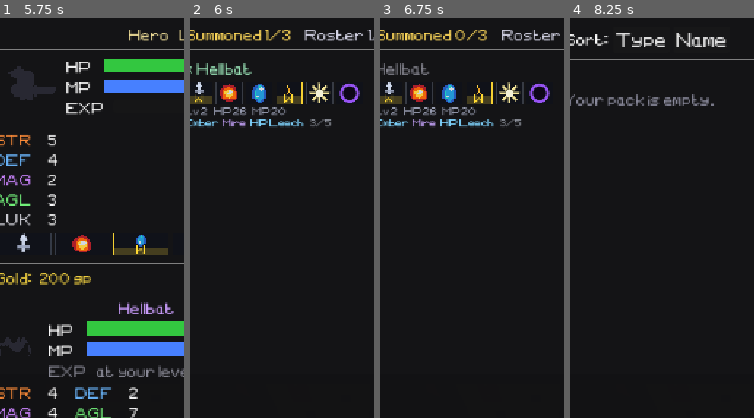
Above: before the commit, frames 1-4 (left to right).
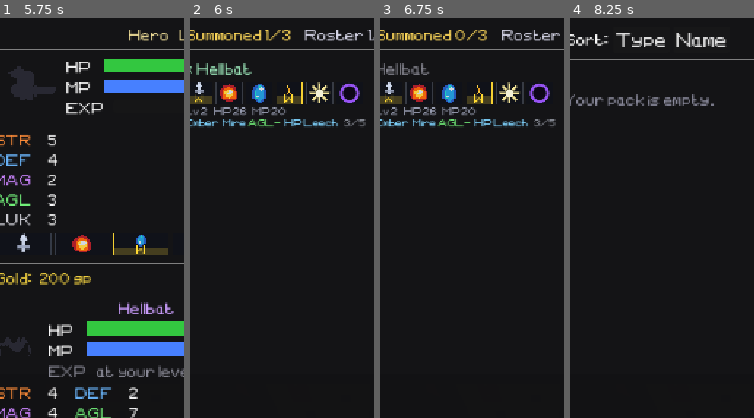
Above: after the commit, the same moments.

Repository: tausiftt5238/four-dragons-deep
Game: Godot game, scene res://scenes/title.tscn
Same seed, same stepped clock (60 frames per second), same inputs: the game is played once before the commit and once after it.
Inputs (mouse positions are % of the whole screen's width and height, from its top left):
- Up to frame 1 (5.75 s): click "NEW GAME" at 0.5 s; click "NEW GAME" at 1.25 s; click "Skip" at 2 s; tap Enter at 2.75 s; move the mouse to (72, 45) at 2.77 s; hold Right 2.78-3.5 s; tap Q at 2.85 s; click (72, 45) at 2.92 s; tap Space at 3.5 s; drag from (30, 55) to (45, 70) at 3.52 s; click "Menu" at 4.25 s; click "Stats" at 5 s
- Up to frame 2 (6 s): click "Party" at 5.75 s
- Up to frame 3 (6.75 s): click "Dismiss" at 6.5 s
- Up to frame 4 (8.25 s): click "Summon" at 7.25 s; click "Items" at 8 s
The pictures show only the part of the screen within x 4-54%, y 0-50%; the shares and areas given below are measured in that part.

Frame 1 is identical in both runs. In frame 2, 0.8% of the frame differs, in the area x 17-96%, y 25-27%; in frame 3, 0.8%; in frame 4, nothing differs.

Commit message:
Colour the stat a buff moves, not the buff's name
In the battle skills menu the name goes back to white and "ATK+" / "AGL-"
under it takes the stat's arrow colour, as the Magic tab already wrote it.
The Party tab now shows the stat after each buff or debuff a demon knows
("Mire AGL-"), and the demon level-up offer colours it the same way. Buff
names in the Party tab lose their purple, which read as MAG.

Co-Authored-By: Claude Opus 5.5 <noreply@anthropic.com>
Claude-Session: https://claude.ai/code/session_014DdjP6hU89yrXVoqJSFYGi

Diff:
--- a/scripts/ui/combat_scene.gd
+++ b/scripts/ui/combat_scene.gd
@@ -2523,8 +2523,8 @@
 
 
 # A buff or a debuff in the skills menu: which stat, which way, and on whom
-# ("AGL-  foes"), and its name in that stat's arrow colour, so the button
-# matches the arrows it will put under the names.
+# ("AGL-  foes"), with the stat in its arrow colour, the same as a stat's
+# name is written everywhere else.
 static func _stage_tag(data: Dictionary) -> String:
 	return "%s%s  %s" % [(data.get("stat", "") as String).to_upper(),
 			"+" if int(data.get("delta", 1)) > 0 else "-",
@@ -3018,8 +3018,6 @@
 	title_lbl.horizontal_alignment = HORIZONTAL_ALIGNMENT_CENTER
 	title_lbl.autowrap_mode        = TextServer.AUTOWRAP_WORD_SMART
 	title_lbl.add_theme_font_size_override("font_size", 13)
-	if tint.a > 0.0:
-		title_lbl.add_theme_color_override("font_color", tint)
 	title_lbl.mouse_filter         = Control.MOUSE_FILTER_IGNORE
 	box.add_child(title_lbl)
 
@@ -3032,7 +3030,22 @@
 		sub_lbl.add_theme_color_override("font_color", Color(0.66, 0.68, 0.78))
 		sub_lbl.mouse_filter         = Control.MOUSE_FILTER_IGNORE
 		var path: String = ItemInfo.ICONS.get(icon, "") as String
-		if path == "":
+		if tint.a > 0.0 and " " in subtitle:
+			# The stat it moves ("AGL-") in that stat's colour, the rest as usual.
+			var split: HBoxContainer = HBoxContainer.new()
+			split.alignment    = BoxContainer.ALIGNMENT_CENTER
+			split.mouse_filter = Control.MOUSE_FILTER_IGNORE
+			split.add_theme_constant_override("separation", 0)
+			var head: Label = sub_lbl.duplicate() as Label
+			head.text          = subtitle.get_slice(" ", 0)
+			head.autowrap_mode = TextServer.AUTOWRAP_OFF
+			head.add_theme_color_override("font_color", tint)
+			sub_lbl.text          = subtitle.substr(head.text.length())
+			sub_lbl.autowrap_mode = TextServer.AUTOWRAP_OFF
+			split.add_child(head)
+			split.add_child(sub_lbl)
+			box.add_child(split)
+		elif path == "":
 			box.add_child(sub_lbl)
 		else:
 			# The element's picture in front of the line, in place of its name.
--- a/scripts/ui/demon_level_up_ui.gd
+++ b/scripts/ui/demon_level_up_ui.gd
@@ -165,11 +165,14 @@
 	name_lbl.add_theme_color_override("font_color", Color(0.50, 0.85, 1.00))
 	_vbox.add_child(name_lbl)
 
-	var about: Label = Label.new()
-	about.text = _describe(offer)
-	about.horizontal_alignment = HORIZONTAL_ALIGNMENT_CENTER
+	# Rich text so a buff's stat can carry its colour ("AGL-" in green).
+	var about: RichTextLabel = RichTextLabel.new()
+	about.bbcode_enabled = true
+	about.fit_content = true
+	about.scroll_active = false
+	about.text = "[center]%s[/center]" % _describe(offer)
 	about.autowrap_mode = TextServer.AUTOWRAP_WORD_SMART
-	about.add_theme_color_override("font_color", Color(0.85, 0.85, 0.85))
+	about.add_theme_color_override("default_color", Color(0.85, 0.85, 0.85))
 	_vbox.add_child(about)
 
 	_vbox.add_child(HSeparator.new())
@@ -227,8 +230,8 @@
 		return ""
 	var head: String = ""
 	if skill.get("kind", "") == "support":
-		head = "%s%s %s" % [(d.get("stat", "") as String).to_upper(),
-				"+" if int(d.get("delta", 1)) > 0 else "-",
+		head = "%s %s" % [ItemInfo.stat_tag(d.get("stat", "") as String,
+				int(d.get("delta", 1))),
 				"party" if d.get("scope", "party") == "party" else "foes"]
 	else:
 		head = "%s %s" % [Affinity.element_name(d.get("element", "") as String),
--- a/scripts/ui/item_info.gd
+++ b/scripts/ui/item_info.gd
@@ -50,6 +50,12 @@
 		Spell.SHAPE_FEW: return "x2-3"
 		Spell.SHAPE_ALL: return "x all"
 	return "x1"
+
+
+# "AGL-" in AGL's arrow colour, as BBCode: how a stat shift is written
+# wherever a spell or skill is described.
+static func stat_tag(stat: String, delta: int) -> String:
+	return _stat_tag(stat, delta)
 
 
 static func _stat_tag(stat: String, delta: int) -> String:
--- a/scripts/ui/menu_tab_party.gd
+++ b/scripts/ui/menu_tab_party.gd
@@ -95,8 +95,12 @@
 		return "[color=#8b8f99]knows nothing it can call on[/color]"
 	var names: Array[String] = []
 	for skill: Dictionary in known:
-		var colour: String = "c9a6ff" if skill.get("kind", "") == "support" else "7fd4ff"
-		names.append("[color=#%s]%s[/color]" % [colour,
-				PlayerCharacter.skill_name(skill)])
+		var line: String = "[color=#7fd4ff]%s[/color]" % PlayerCharacter.skill_name(skill)
+		# A buff or debuff says which stat it moves, in that stat's colour.
+		if skill.get("kind", "") == "support":
+			var d: Dictionary = Spell.get_data(skill.get("id", "") as String)
+			if d.has("stat"):
+				line += " " + ItemInfo.stat_tag(d["stat"] as String, int(d.get("delta", 1)))
+		names.append(line)
 	return "%s   [color=#8b8f99]%d/%d[/color]" % [
 			"  ".join(names), known.size(), PlayerCharacter.DEMON_SKILL_CAP]
